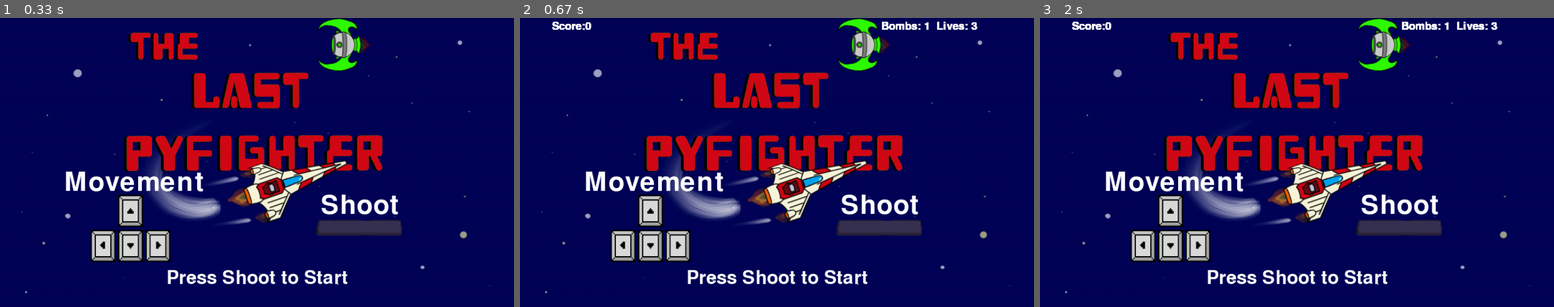
Above: before the commit, frames 1-3 (left to right).
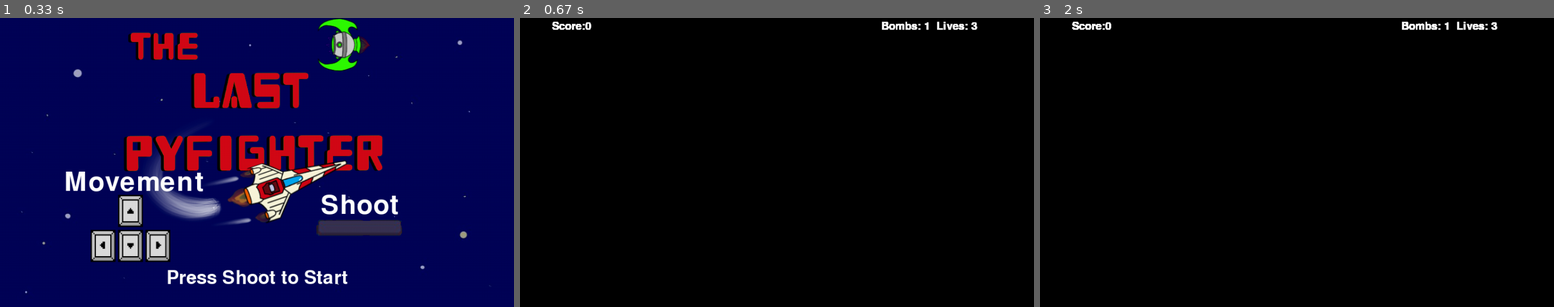
Above: after the commit, the same moments.

Repository: Demi-hero/UoN_Game_Project
Game: pygame game, started from Main.py
Two runs of this game, one before a commit and one after it. Both use one fixed random seed, a clock stepped at 60 frames per second and the inputs below.
Inputs:
- Up to frame 1 (0.33 s): no input
- Up to frame 2 (0.67 s): tap Space at 0.33 s
- Up to frame 3 (2 s): hold Right 0.67-1.13 s

Frame 1 is identical in both runs. In frame 2, 98% of the frame differs, in the area x 0-100%, y 0-100%; in frame 3, 98%.

Commit message:
Black Screen Added

Diff:
--- a/Main.py
+++ b/Main.py
@@ -34,6 +34,7 @@
         while self.startup:
             self.on_startup(self.Board, self.Files)
 
+        self.Board.screen.fill((0,0,0))
         # main game loop
         while self.running:
             # taking the player input, passing to event handler
--- a/highscore.csv
+++ b/highscore.csv
@@ -5,4 +5,5 @@
 Jes,300
 Nate,280
 Peter,200
+sdf,110
 Nate,100
